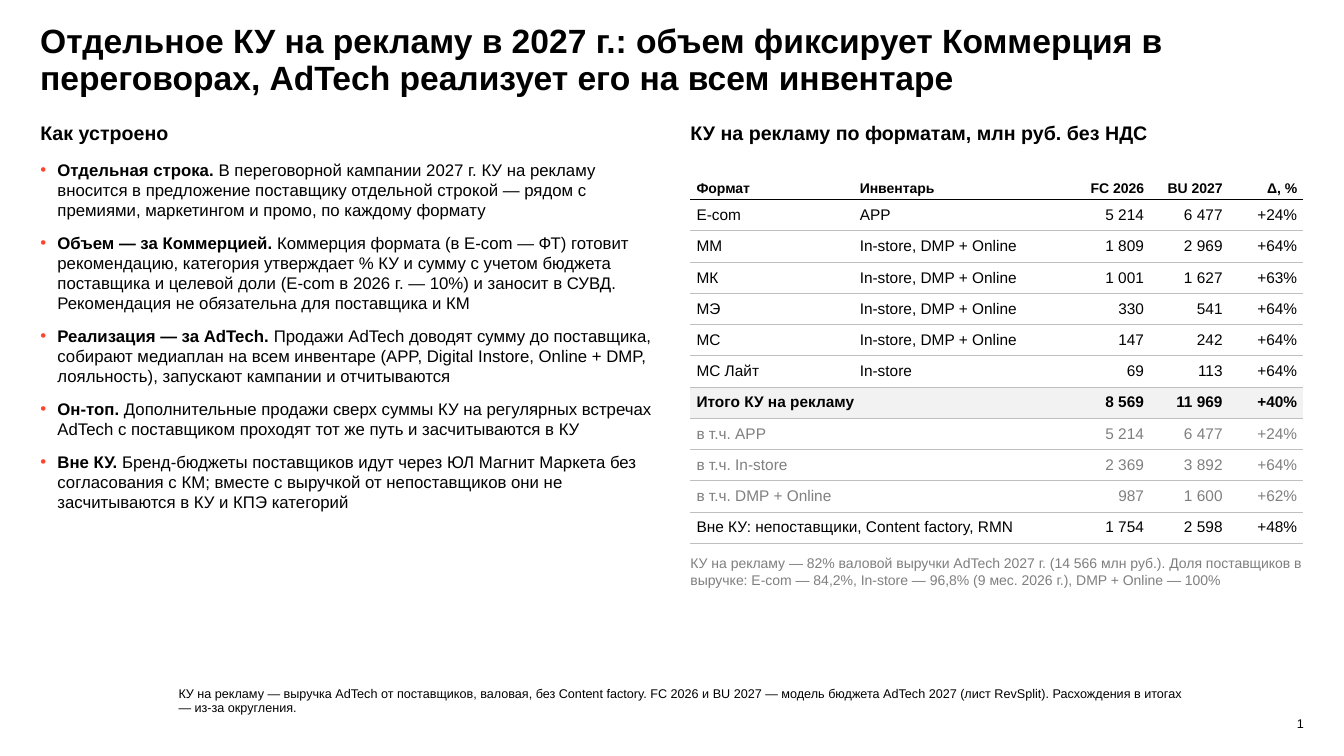
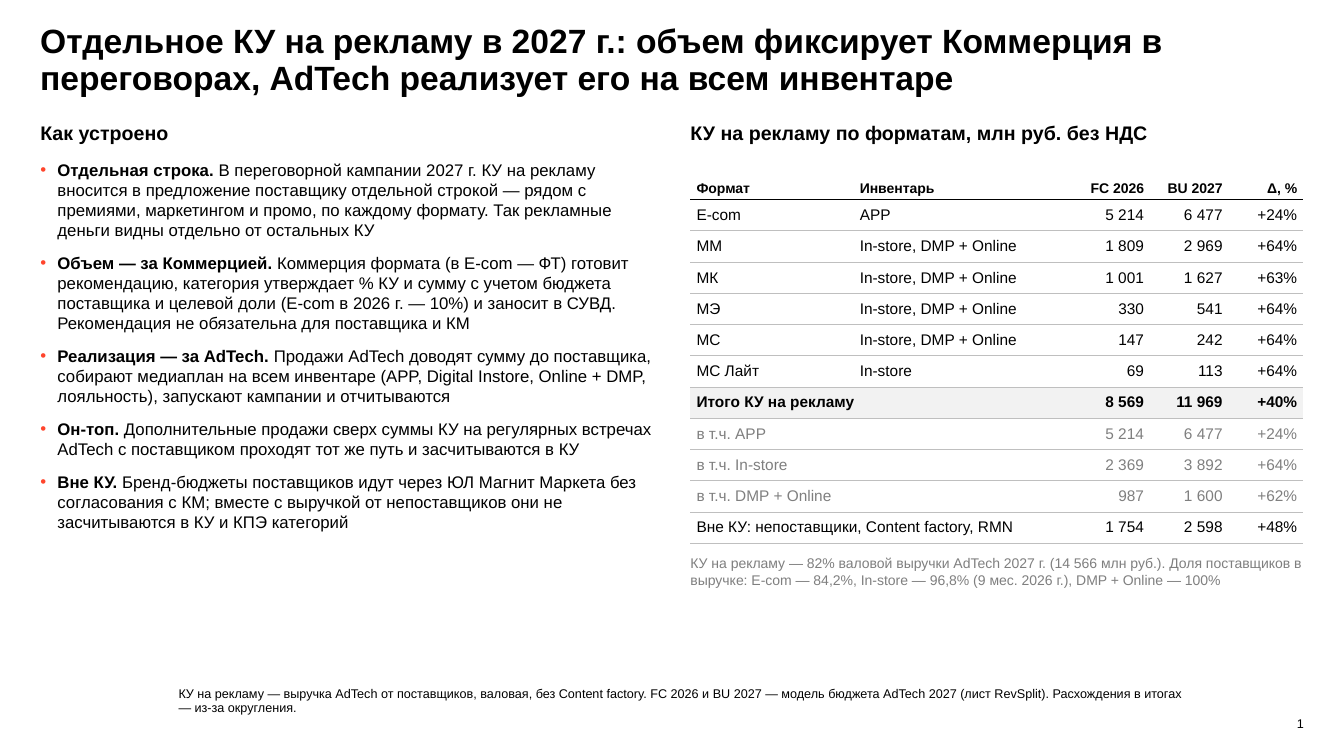
Before and after one commit to DenisMagnit/1, a slide deck: slide 1 of AdTech_КУ_2027_логика_драфт.pptx. Drawn at 1344x756 pixels with LibreOffice and Linux fonts; fonts in the diff are those of the drawing; background and template pictures are left out. Boxes give left, top, right and bottom in pixels: in the first picture for what was removed or moved away, otherwise in the second. Text is boxed around its words. In the diff, an @@ line names an element or a change of style, - is before the commit and + after.

```diff
--- a/AdTech_КУ_2027_логика_драфт.pptx
+++ b/AdTech_КУ_2027_логика_драфт.pptx
@@ text at (57,163,611,240): text changed @@
-• Отдельная строка. В переговорной кампании 2027 г. КУ на рекламу вносится в предложение поставщику отдельной строкой — рядом с премиями, маркетингом и промо, по каждому формату
+• Отдельная строка. В переговорной кампании 2027 г. КУ на рекламу вносится в предложение поставщику отдельной строкой — рядом с премиями, маркетингом и промо, по каждому формату. Так рекламные деньги видны отдельно от остальных КУ
```
Also in this commit, not shown: 2 other slides changed.
